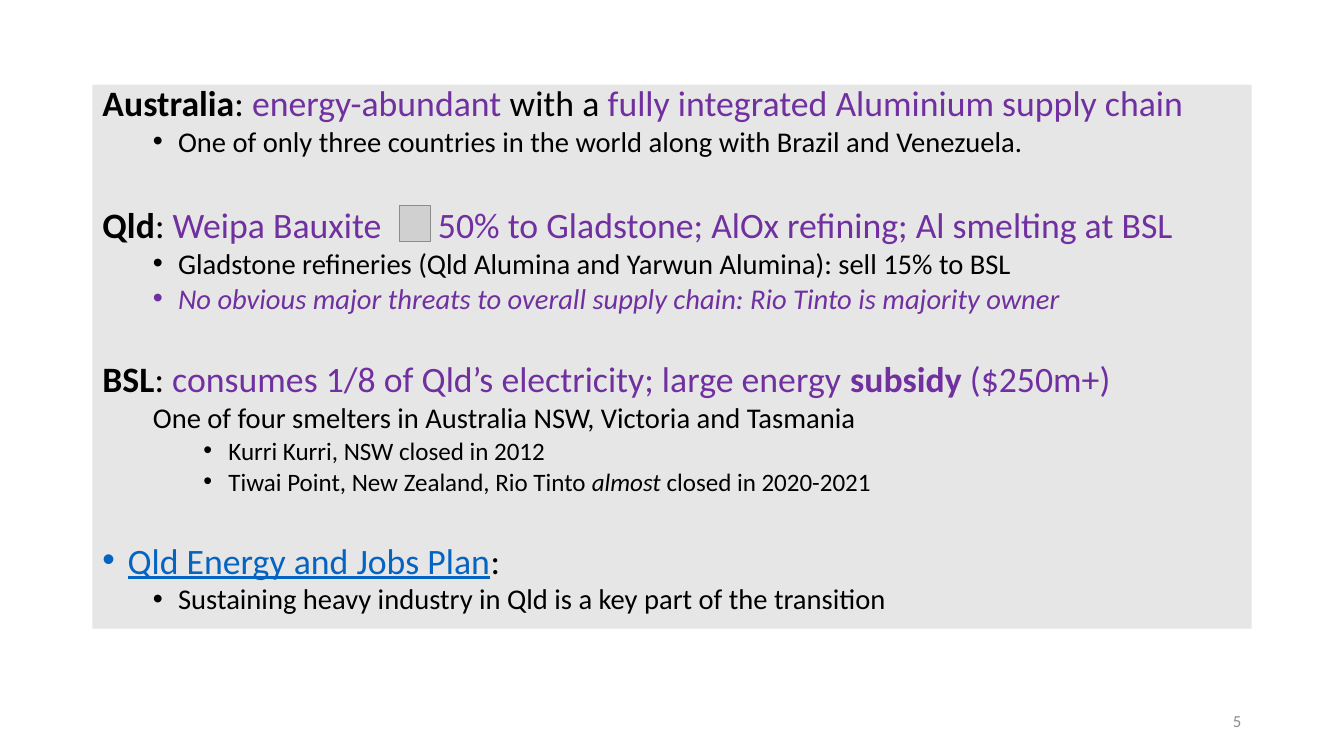
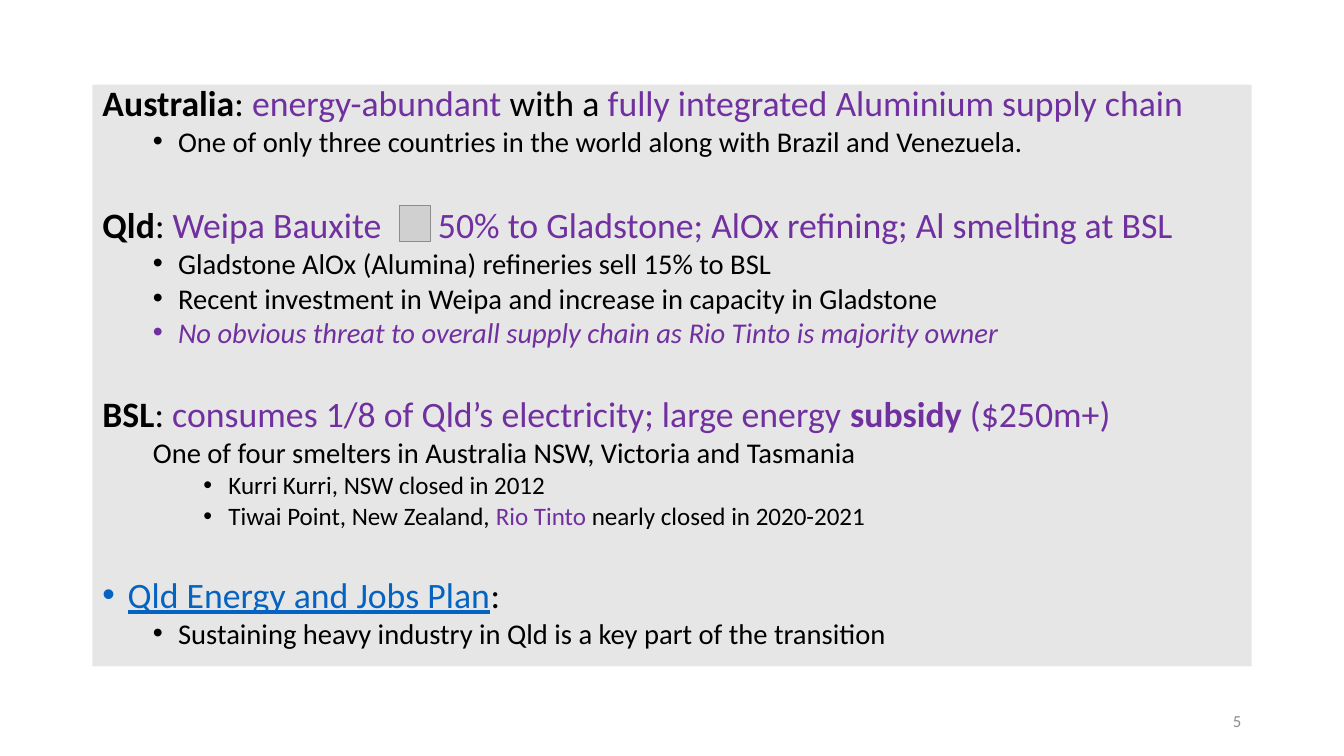
Before and after one commit to patrickocal/gladstone, a slide deck: slide 5 of powerpoint/glad-slides.pptx. Drawn at 1344x756 pixels with LibreOffice and Linux fonts; fonts in the diff are those of the drawing; grey boxes stand for pictures. Boxes give left, top, right and bottom in pixels: in the first picture for what was removed or moved away, otherwise in the second. Text is boxed around its words. In the diff, an @@ line names an element or a change of style, - is before the commit and + after.

```diff
--- a/powerpoint/glad-slides.pptx
+++ b/powerpoint/glad-slides.pptx
@@ text "Australia: energy-abundant with a fully ...": place and size @@
-text "Australia: energy-abundant with a fully ..." at (93,85,1252,629)
+text "Australia: energy-abundant with a fully ..." at (93,85,1252,666)
@@ text at (178,253,998,348): text changed; text colour #7030A0 to #000000; italic off @@
-  • Gladstone refineries (Qld Alumina and Yarwun Alumina): sell 15% to BSL
-  • No obvious major threats to overall supply chain: Rio Tinto is majority owner
+  • Gladstone AlOx (Alumina) refineries sell 15% to BSL
+  • Recent investment in Weipa and increase in capacity in Gladstone
+  • No obvious threat to overall supply chain as Rio Tinto is majority owner
@@ text at (228,507,865,529): text changed @@
-    • Tiwai Point, New Zealand, Rio Tinto almost closed in 2020-2021
+    • Tiwai Point, New Zealand, Rio Tinto nearly closed in 2020-2021
```
Also in this commit, not shown: 4 other slides changed, 1 slide added, 1 other file.
